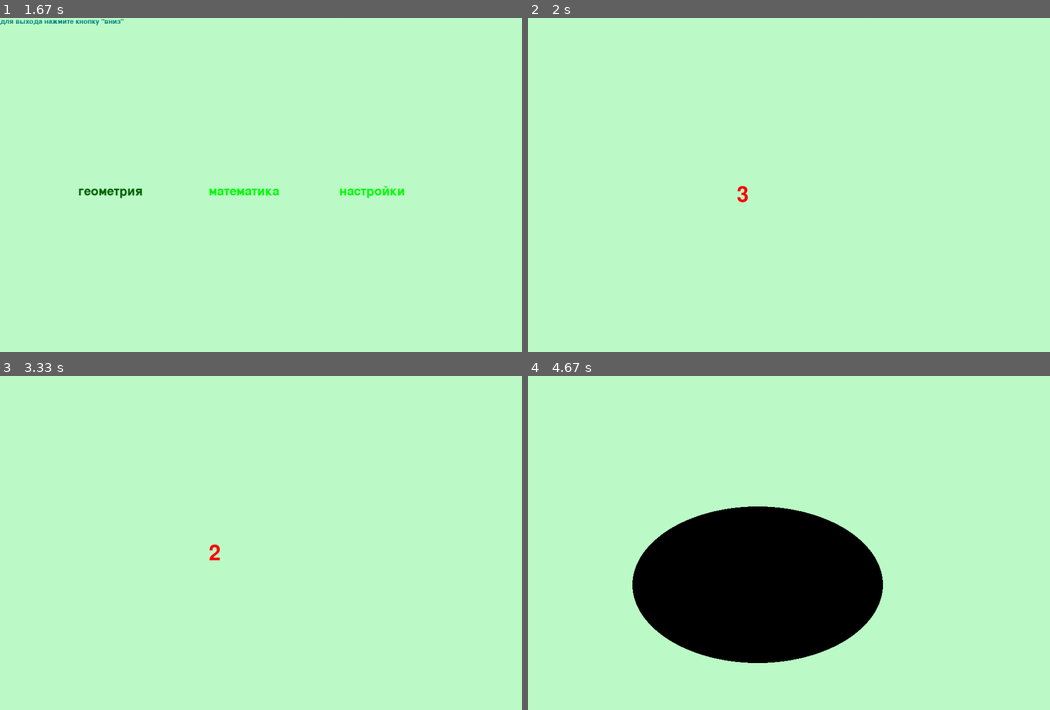
Above: before the commit, frames 1-4 (two rows, left to right).
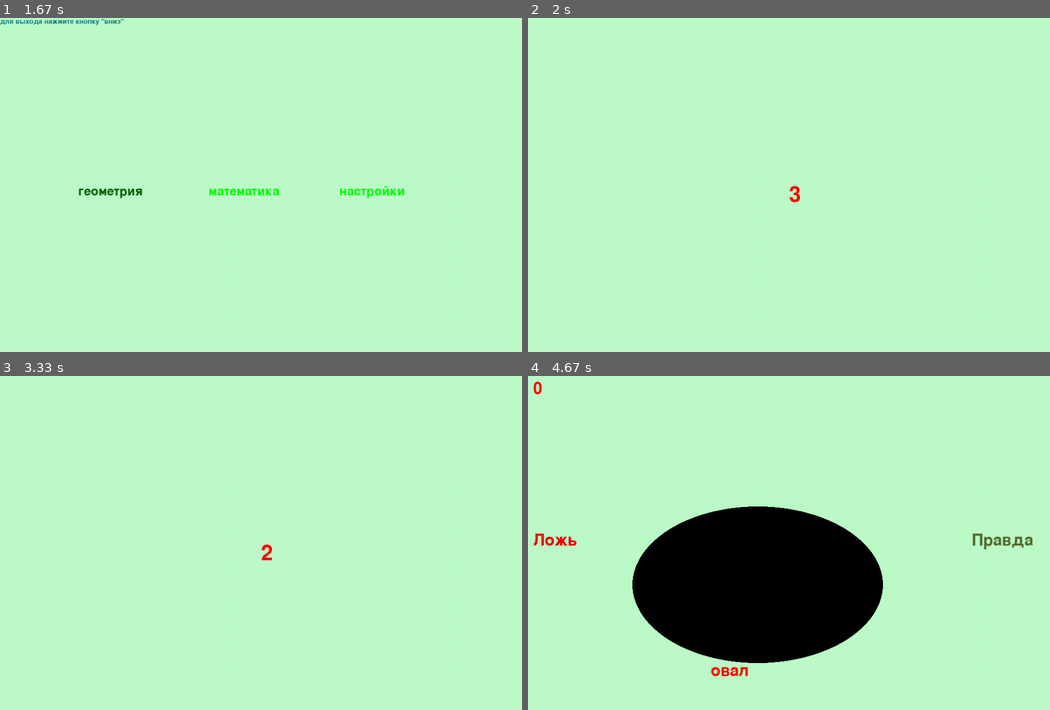
Above: after the commit, the same moments.

Repository: enotit/easyGame
Game: pygame game, started from PyGame.py
Two runs of this game, one before a commit and one after it. Both use one fixed random seed, a clock stepped at 60 frames per second and the inputs below.
Inputs:
- Up to frame 1 (1.67 s): hold Up 0.33-0.8 s; hold Right 0.83-1.3 s; hold Left from 1.33 s (still down)
- Up to frame 2 (2 s): release Left at 1.87 s; hold Up from 1.9 s (still down)
- Up to frame 3 (3.33 s): release Up at 2.2 s
- Up to frame 4 (4.67 s): no input

Frame 1 is identical in both runs. In frame 2, 0.1% of the frame differs, in the area x 40-53%, y 50-56%; in frame 3, 0.1%; in frame 4, 0.6%, in the area x 1-97%, y 1-90%.

Commit message:
update all

Diff:
--- a/PyGame.py
+++ b/PyGame.py
@@ -24,6 +24,7 @@
 def geo():
     f2 = pygame.font.Font(None, 60)
     sec = 4
+    fen = 0
     bo = True
     ans = True
     lex = 0
@@ -32,13 +33,14 @@
     trush = False
     tex = str('')
     set_caption('ГеоИгра')
+    f1 = pygame.font.Font(None, 46)
     while sec:
         sec -= 1
         keys = pygame.key.get_pressed()
         pygame.display.update()
         sc.fill(MINT)
         texts = f2.render(str(sec), 1, RED1)
-        sc.blit(texts, (400, 320))
+        sc.blit(texts, (500, 320))
         pygame.time.delay(600)
         for i in pygame.event.get():
             if i.type == pygame.QUIT:
@@ -50,12 +52,13 @@
     while bo:
         pygame.display.update()
         sc.fill(MINT)
+
         if ans:
             ran = random.randint(1, 4)
-            lex = random.randint(0, 1)
+            lex = random.randint(0, 3)
             lex1 = random.randint(1, 3)
             if ran == 1:  # треугольник
-                fig = 'tringle'
+                fig = 'треугольник'
                 if lex == 0:
                     tex = 'треугольник'
                 elif lex1 == 1:
@@ -65,7 +68,7 @@
                 elif lex == 3:
                     tex = 'овал'
             elif ran == 2:  # круг
-                fig = 'circle'
+                fig = 'круг'
                 if lex == 0:
                     tex = 'круг'
                 elif lex1 == 1:
@@ -75,7 +78,7 @@
                 elif lex == 3:
                     tex = 'овал'
             elif ran == 3:  # квадрат
-                fig = 'sqr'
+                fig = 'квадрат'
                 if lex == 0:
                     tex = 'квадрат'
                 elif lex1 == 1:
@@ -84,8 +87,8 @@
                     tex = 'треугольник'
                 elif lex == 3:
                     tex = 'овал'
-            else: # овал
-                fig = 'oval'
+            else:  # овал
+                fig = 'овал'
                 if lex == 0:
                     tex = 'овал'
                 elif lex1 == 1:
@@ -95,16 +98,22 @@
                 elif lex == 3:
                     tex = 'квадрат'
             ans = False
-
-        if fig == 'tringle':
+        text1 = f1.render(tex, 1, RED1)
+        sc.blit(text1, (350, 550))
+        text2 = f1.render(str(fen), 1, RED1)
+        sc.blit(text2, (10, 10))
+        if fig == 'треугольник':
             pygame.draw.lines(sc, BLACK, True, [[400, 300], [700, 300], [400, 80]], 3)
-        elif fig == 'circle':
+        elif fig == 'круг':
             pygame.draw.circle(sc, BLACK, (500, 300), 100)
-        elif fig == 'sqr':
+        elif fig == 'квадрат':
             pygame.draw.rect(sc, BLACK, (300, 180, 300, 275))
-        elif fig == 'oval':
+        elif fig == 'овал':
             pygame.draw.ellipse(sc, BLACK, (200, 250, 480, 300))
-
+        textt = f1.render('Правда', 1, DARKOLIVEGREEN)
+        sc.blit(textt, (850, 300))
+        textf = f1.render('Ложь', 1, RED2)
+        sc.blit(textf, (10, 300))
         keys = pygame.key.get_pressed()
         for i in pygame.event.get():
             if i.type == pygame.QUIT:
@@ -113,9 +122,13 @@
                 return
             elif keys[pygame.K_RIGHT]:
                 ans = True
+                if fig == tex:
+                    fen += 1
             elif keys[pygame.K_LEFT]:
+                if fig != tex:
+                    fen += 1
                 ans = True
-    pygame.time.delay(10)
+    pygame.time.delay(1)
 
 def main():
     lister = (DARKGREEN, GREEN1, GREEN1)
